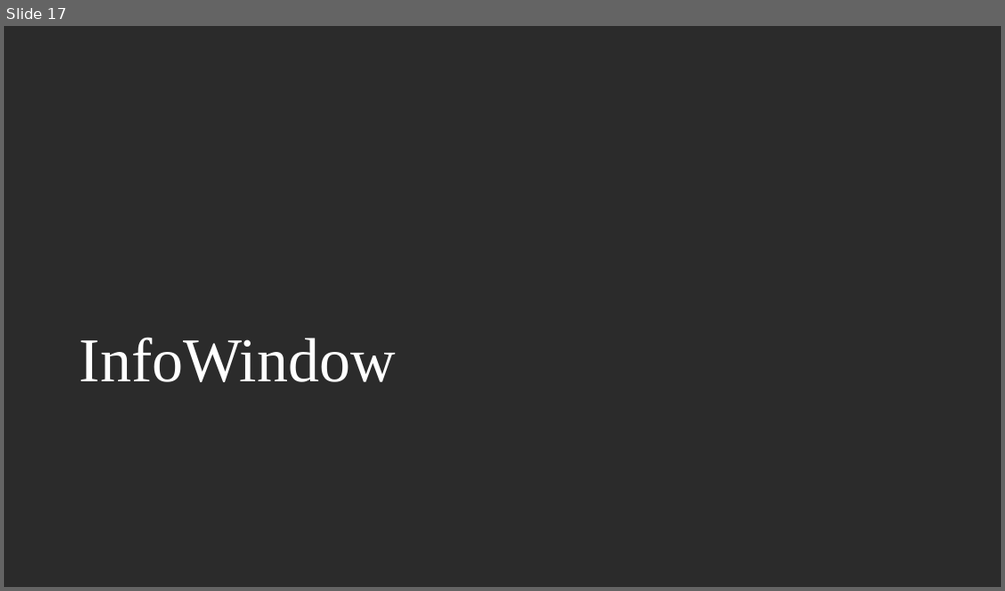
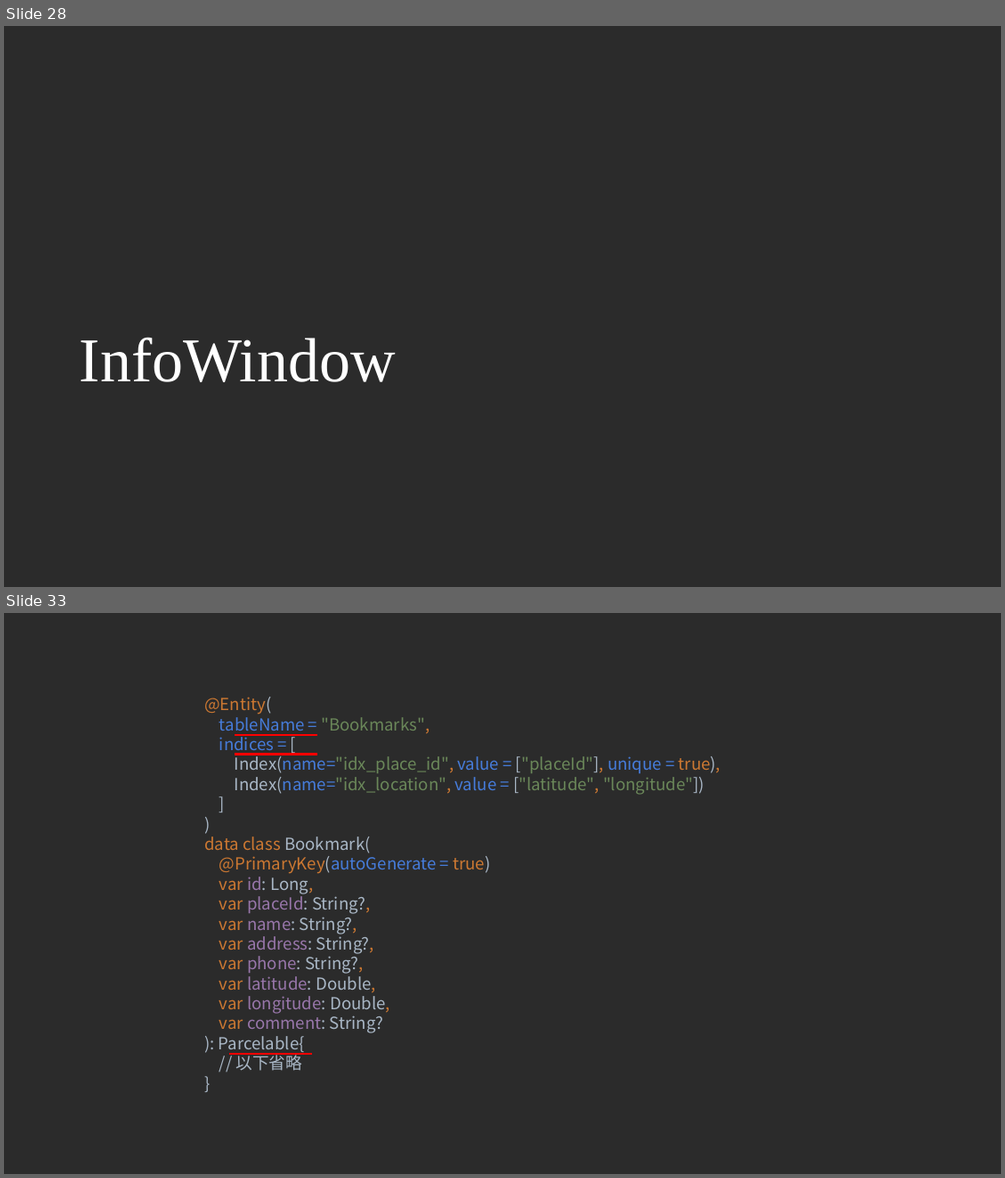
Before and after one commit to ao6swind/AndroidEasyTrip, a slide deck: doc/Create Map-Based Apps.pptx. Shown one above the other, each under a label of ours: slide 17 before the commit, slides 28 and 33 after it; the slides between them are not shown. The pictures are 1005x591 and 1005x1178 pixels, drawn with LibreOffice and Linux fonts; fonts in the diff are those of the drawing. Boxes give left, top, right and bottom in pixels: in the first picture for what was removed or moved away, otherwise in the second. Text is boxed around its words. In the diff, an @@ line names an element or a change of style, - is before the commit and + after.

```diff
--- a/doc/Create Map-Based Apps.pptx
+++ b/doc/Create Map-Based Apps.pptx
@@ slide 33 added at bbox=[4, 613, 1001, 1174], background #2B2B2B @@
@@ text added at bbox=[204, 697, 720, 1070], 16 pt, text #A9B7C6 @@
+@Entity(
+tableName = "Bookmarks",
+indices = [
+Index(name="idx_place_id", value = ["placeId"], unique = true),
+Index(name="idx_location", value = ["latitude", "longitude"])
+]
+)
+data class Bookmark(
+@PrimaryKey(autoGenerate = true)
+var id: Long,
+var placeId: String?,
+var name: String?,
+var address: String?,
+var phone: String?,
+var latitude: Double,
+var longitude: Double,
+var comment: String?
+): Parcelable{
+// 以下省略
+}
@@ line added from (235, 735) to (317, 735), #FF0000 2.25 pt @@
@@ line added from (235, 754) to (317, 754), #FF0000 2.25 pt @@
@@ line added from (229, 1054) to (312, 1054), #FF0000 2.25 pt @@
@@ what was slide 17 is now slide 28 @@
```
Also in this commit, not shown: 10 slides changed, 6 other slides added, 2 slides removed, 3 other files.
